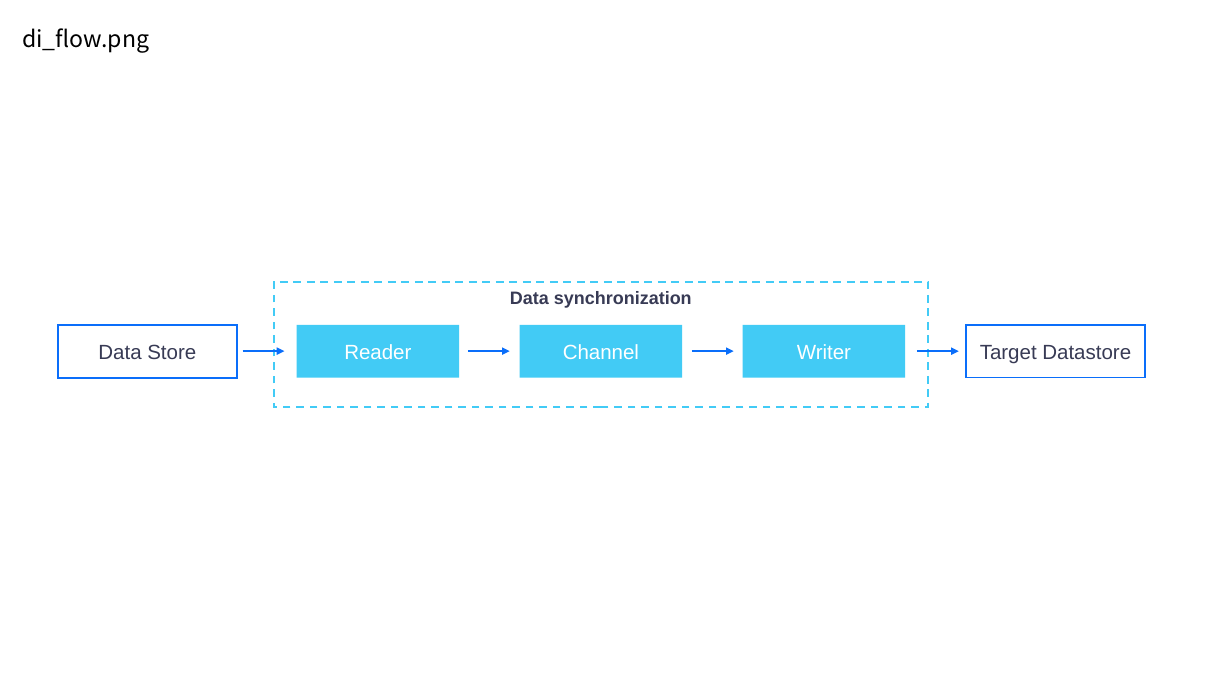
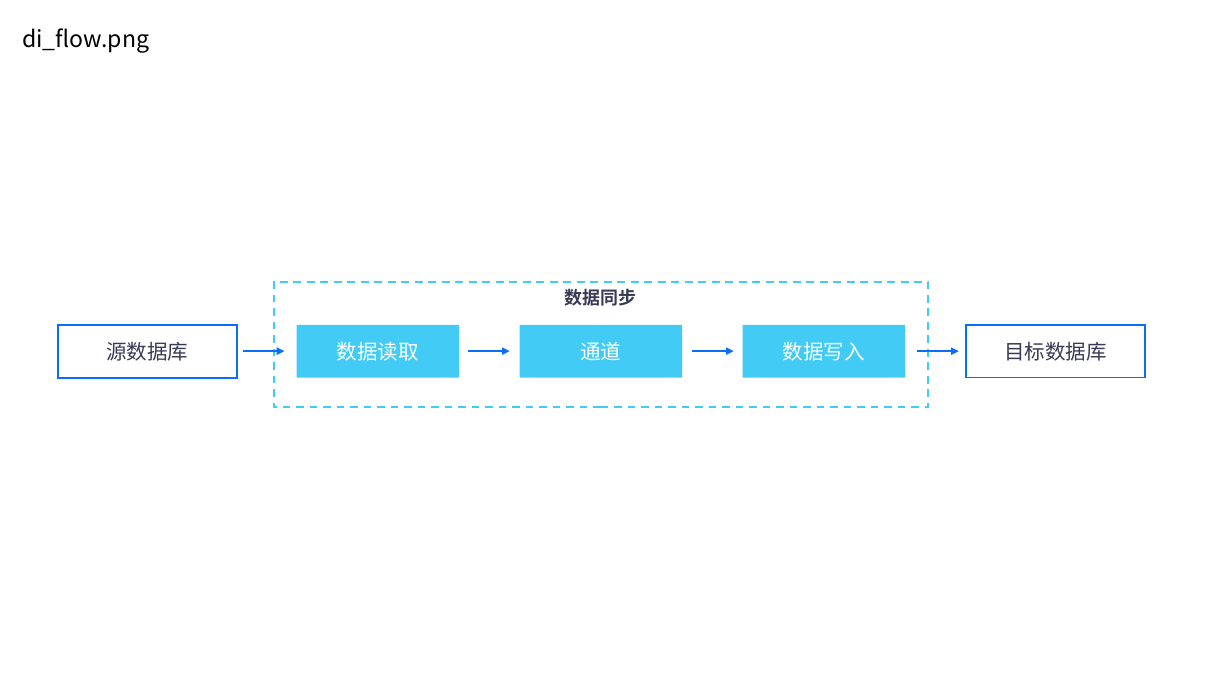
Before and after one commit to EnvisionDoc/offline_data_zh, a slide deck: slide 4 of media/offline_zh.pptx. Drawn at 1232x693 pixels with LibreOffice and Linux fonts; fonts in the diff are those of the drawing. Boxes give left, top, right and bottom in pixels: in the first picture for what was removed or moved away, otherwise in the second. Text is boxed around its words. In the diff, an @@ line names an element or a change of style, - is before the commit and + after.

```diff
--- a/media/offline_zh.pptx
+++ b/media/offline_zh.pptx
@@ text in rectangle at [565, 289, 637, 306]: text changed @@
-Data synchronization
+数据同步
@@ text in rectangle at [106, 342, 188, 361]: text changed @@
-Data Store
+源数据库
@@ text in rectangle at [337, 341, 419, 361]: text changed @@
-Reader
+数据读取
@@ text in rectangle at [580, 342, 621, 360]: text changed @@
-Channel
+通道
@@ text in rectangle at [783, 342, 865, 361]: text changed @@
-Writer
+数据写入
@@ text in rectangle at [1004, 342, 1106, 361]: text changed @@
-Target Datastore
+目标数据库
```
Also in this commit, not shown: 32 other files.
